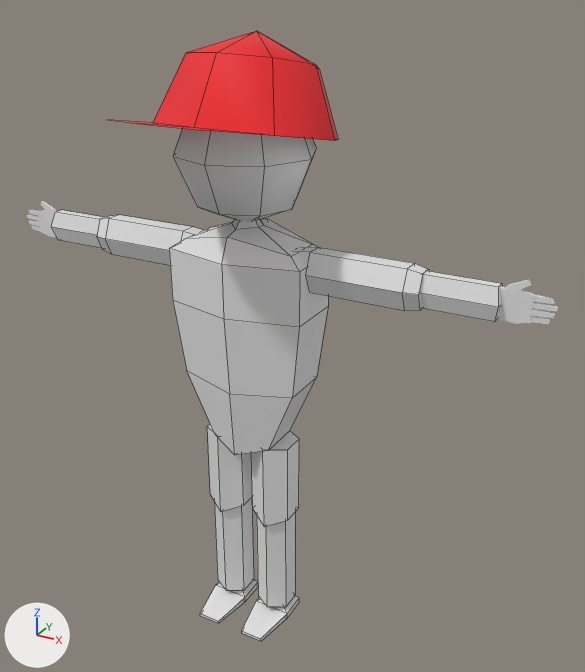
One commit to the Blender file raw/placeholders2.blend: the scene before it, then after it.
Camera for both pictures: a 50 mm camera at (1.557, -2.487, 2.59) aimed at (0.172, 0.031, 1.33). The lights are fixed; the arrows at lower left show +X, +Y and +Z. Mesh edges are drawn as thin lines on the coarser meshes.

Objects in the first picture: 'Character', 'Character.001', 'Character.002', 'Character.004', 'Character.005', 'Character.007', 'Character.008', 'Character.015', 'Character.016', 'Character.019', 'Head', 'casquette maga'.
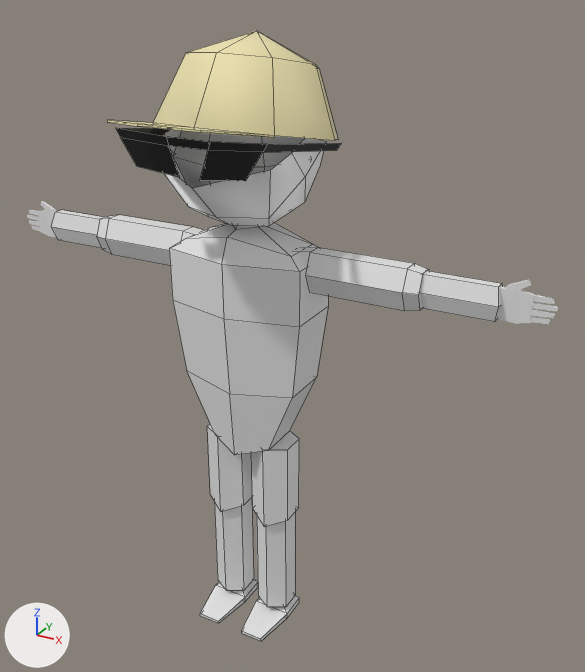
Where the newer file only moved an object's origin or applied its transform, the numbers keep the older frame.

What differs and where, as boxes (x1, y1, x2, y2) in the pictures (585 x 672 px):
'casquette patriote', shown
    after: (107, 31, 341, 226)
'casquette maga', hidden (red)
    before: (110, 31, 338, 141)
part 2 of me_sphere_003, built on (black)
    after: (107, 120, 341, 181)
part 3 of me_sphere_003, surface changed
    after: (116, 31, 335, 226)
part 4 of me_sphere_003, shading changed
    after: (110, 120, 271, 136)
'Head', unchanged, covered by the edit
    before: (173, 128, 316, 222)
    after: (173, 131, 304, 188)

What changed in the scene script:
```text
Change img_palettte2_png:
    img_palettte2_png: load_image('palettte2.png', '../Assets/palettte2.png', 8, 8, 'sRGB') -> load_image('palettte2.png.001', '../Assets/palettte2.png', 8, 8, 'sRGB')
Change me_sphere_002:
    used by ob_casquette_maga; location = (0.0, 0.02, 2.094); rotation_euler = (-0.182, 0.00745, 0.00149), in degrees (-10, 0.4, 0.1); scale = (0.341, 0.341, 0.341)
    remove me_sphere_002.from_pydata(...)  # 20 vertices, 18 faces; spans x -1.0..1.0, y -1.83..1.0, z 0.0..1.0
    add me_sphere_002.from_pydata(...)  # 34 vertices, 34 faces; spans x -0.28..0.28, y -0.62..0.34, z -0.01..0.33
    me_sphere_002 part 1: the whole mesh is rebuilt
Change me_sphere_003:
    used by ob_casquette_patriote; location = (0.0, 0.02, 2.094); rotation_euler = (-0.182, 0.00745, 0.00149), in degrees (-10, 0.4, 0.1); scale = (0.341, 0.341, 0.341)
    verts and faces of me_sphere_003; kept vertices keep their numbers, new ones are numbered from 63
    before: 5 (0.71, -0.71, 0.0) at pixel (274, 135), 7 (0.0, -1.0, 0.0) at pixel (193, 127), 9 (-0.71, -0.71, 0.0) at pixel (152, 122), 12 (-0.51, -1.63, 0.0), 15 (0.0, -1.83, 0.0)
    before: 19 (0.51, -1.63, 0.0), 51 (0.63, -1.03, -0.42), 52 (0.12, -1.02, -0.48), 53 (0.86, -1.09, -0.07), 54 (0.26, -1.09, -0.11)
    before: 55 (0.81, -1.08, -0.15), 57 (0.22, -1.07, -0.19), 60 (0.87, 0.45, -0.03), 61 (0.82, 0.47, -0.1)
    remove me_sphere_003.from_pydata(...)  # 63 vertices, 41 faces; spans x -1.0..1.0, y -1.83..1.0, z -0.97..1.0
    add me_sphere_003.from_pydata(...)  # 69 vertices, 49 faces; spans x -1.0..1.0, y -1.83..1.0, z -0.97..1.0
    me_sphere_003 part 2
    add delete_faces([(51, 52, 57, 55), (53, 55, 57, 54), (53, 60, 61, 55)])
    add for new, old in zip([*range(63, 69)], [5, 7, 9, 12, 15, 19]): verts[new] = verts[old] + (0.0, 0.0, -0.02)
    add faces += [(15, 67, 68, 19), (5, 19, 68, 63), (51, 55, 57, 52), (53, 54, 57, 55), (53, 55, 61, 60), (12, 66, 67, 15)]
    add faces += [(9, 65, 66, 12)]
    add faces += [(63, 68, 67, 64), (64, 67, 66, 65), (5, 63, 64, 7), (7, 64, 65, 9)]  # smooth
    me_sphere_003 part 3: 37 kept faces spanning x -1.0..1.0, y -1.83..1.0, z -0.97..1.0 get new texture (UV) coordinates
    me_sphere_003 part 4: 2 kept faces spanning x -0.71..0.71, y -1.83..-0.71, z 0.0 are now shaded flat
    remove me_sphere_003.materials.append(mat_material_005)  # picture img_palettte2_png
Change ob_casquette_maga:
    ob_casquette_maga.scale: (0.341, 0.341, 0.341) -> (1.0, 1.0, 1.0)
    add ob_casquette_maga.hide_set(True)
Change ob_casquette_patriote:
    remove ob_casquette_patriote.hide_set(True)
```
